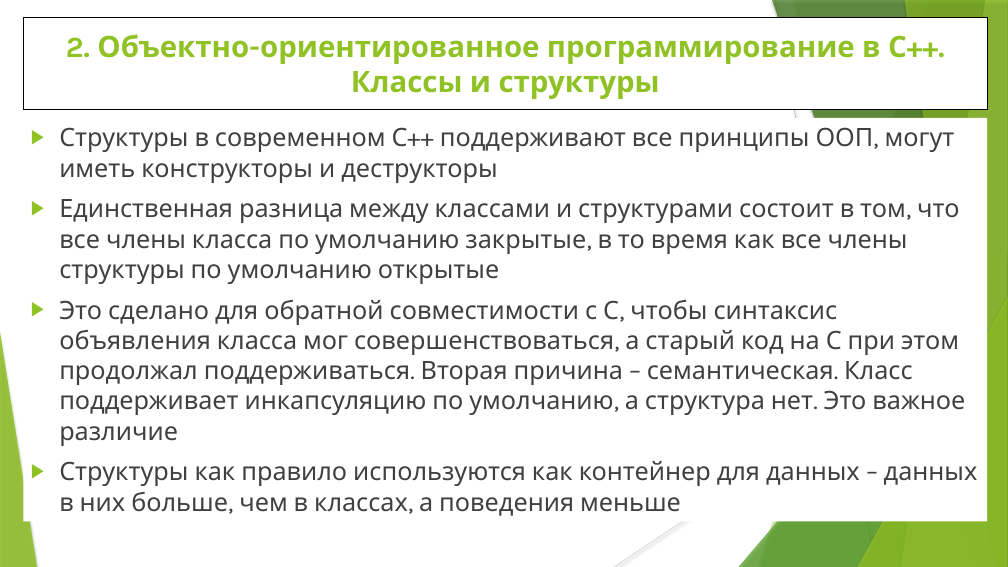
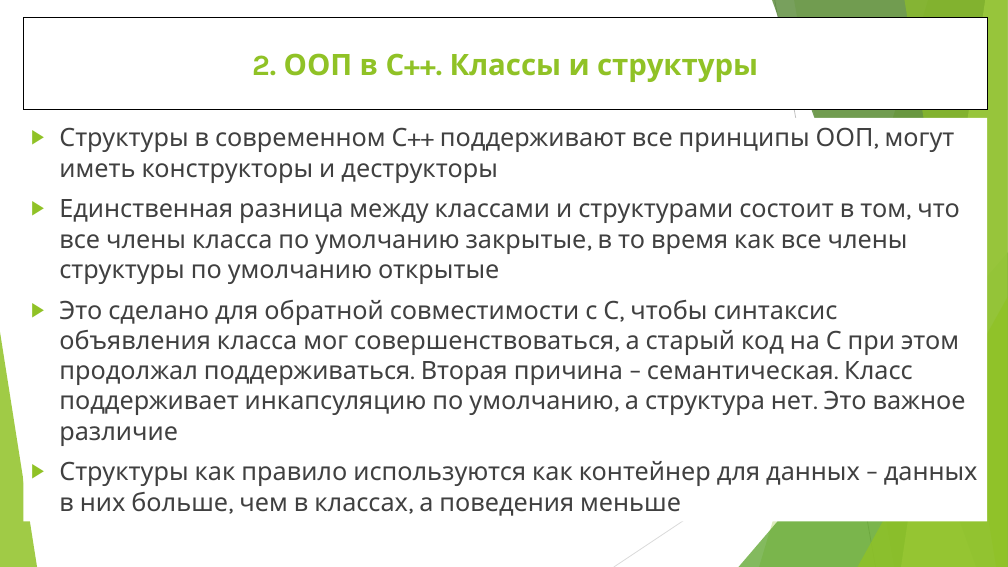
Before and after one commit to WhiteCatStudies/lectures, a slide deck: slide 30 of pt1/lectures/lecture1/lecture1.pptx (slide 29 before the commit). Drawn at 1008x567 pixels with LibreOffice and Linux fonts; fonts in the diff are those of the drawing. Boxes give left, top, right and bottom in pixels: in the first picture for what was removed or moved away, otherwise in the second. Text is boxed around its words. In the diff, an @@ line names an element or a change of style, - is before the commit and + after.

```diff
--- a/pt1/lectures/lecture1/lecture1.pptx
+++ b/pt1/lectures/lecture1/lecture1.pptx
@@ title "2. ООП в С++. Классы ..." at (23, 17, 988, 110): rectangle to title @@
@@ line (775, 0) - (876, 567): stroke #BFBFBF 0.74 pt to #BFBFBF 0.75 pt @@
@@ freeform shape at (794, 0, 1008, 567): shadow off; outline redrawn @@
@@ title at (252, 53, 758, 82): text changed @@
-2. Объектно-ориентированное программирование в С++. Классы и структуры
+2. ООП в С++. Классы и структуры
@@ text "Структуры в современном С++ поддерживают ..." at (23, 118, 988, 522): indent changed; rectangle to text @@
@@ shadow off in 6 elements at (759, 0, 1008, 567), (739, 252, 1008, 567), (772, 0, 1008, 567), (901, 0, 1008, 567), (904, 0, 1008, 567), (858, 297, 1008, 567) @@
@@ line (1008, 305) - (614, 567): stroke #D9D9D9 0.74 pt to #D9D9D9 0.75 pt @@
```
Also in this commit, not shown: 29 other slides changed, 1 slide added.
